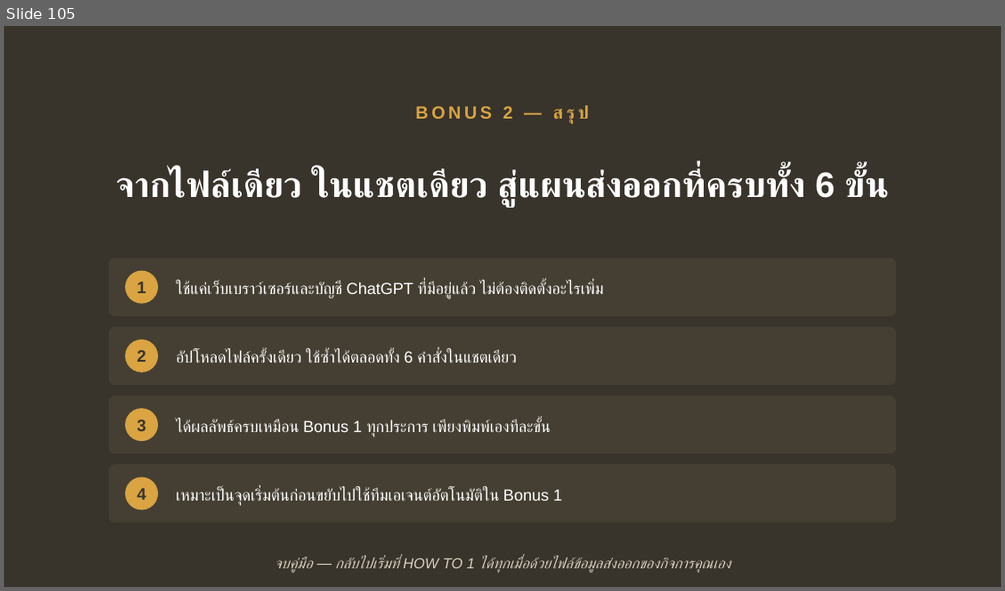
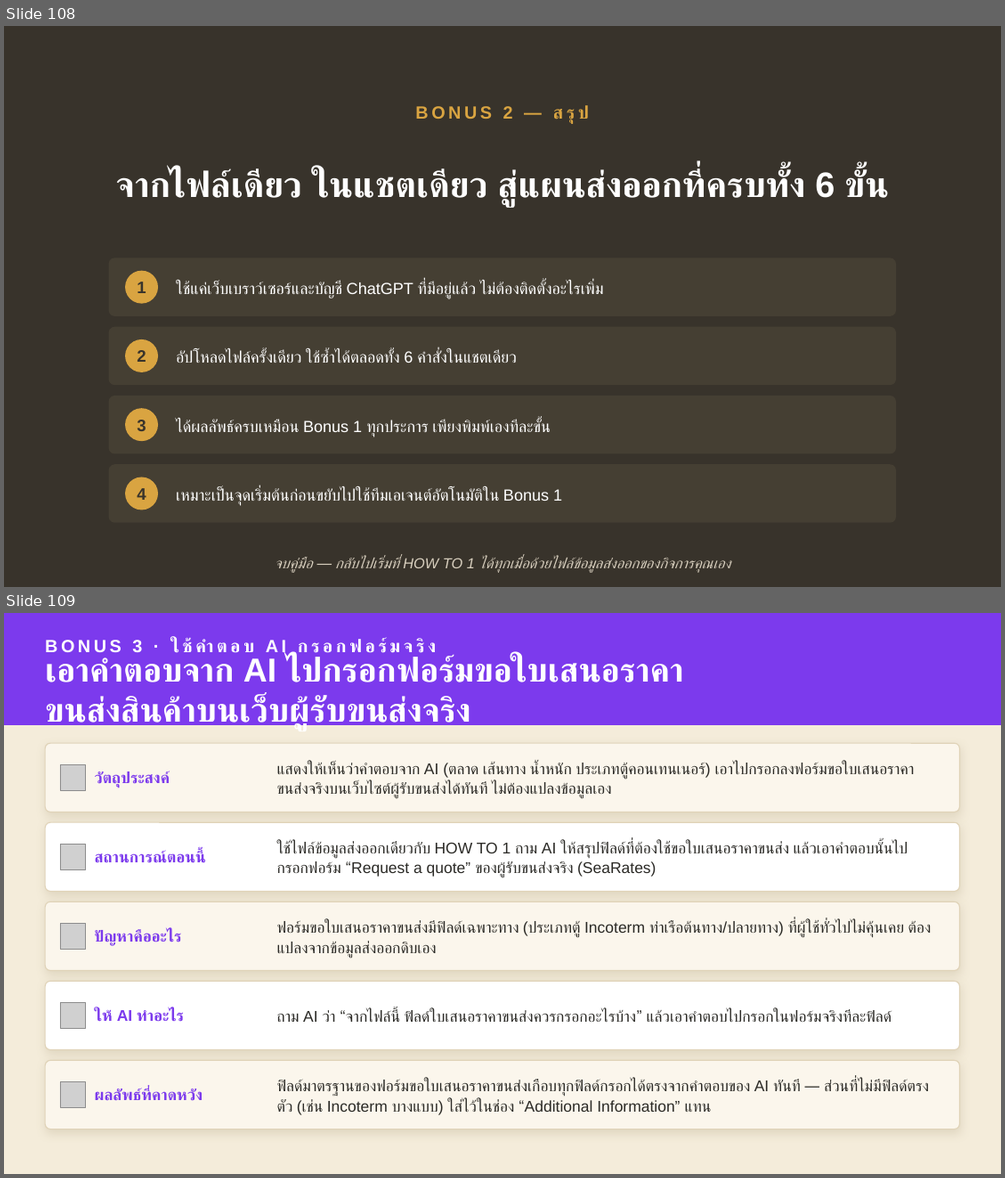
Before and after one commit to skunpoj/krungsri, a slide deck: deck/out3.pptx. Shown one above the other, each under a label of ours: slide 105 before the commit, slides 108 and 109 after it. The pictures are 1005x591 and 1005x1178 pixels, drawn with LibreOffice and Linux fonts; fonts in the diff are those of the drawing; grey boxes stand for pictures. Boxes give left, top, right and bottom in pixels: in the first picture for what was removed or moved away, otherwise in the second. Text is boxed around its words. In the diff, an @@ line names an element or a change of style, - is before the commit and + after.

```diff
--- a/deck/out3.pptx
+++ b/deck/out3.pptx
@@ slide 109 added at [4,613,1001,1174], background #F4ECDA @@
@@ rectangle added at [4,613,1001,725], fill #7C3AED @@
@@ text added at [132,639,436,652], 17 pt, text #FFFFFF, bold @@
+BONUS 3 · ใช้คำตอบ AI กรอกฟอร์มจริง
@@ text added at [45,656,684,731], 32 pt, text #FFFFFF, bold @@
+เอาคำตอบจาก AI ไปกรอกฟอร์มขอใบเสนอราคา
+ขนส่งสินค้าบนเว็บผู้รับขนส่งจริง
@@ rounded rectangle added at [45,743,960,811], fill #FBF6EC, outline #E0D3B8 1 pt @@
@@ picture added at [60,765,86,790] @@
@@ text added at [95,771,170,788], 15 pt, text #7C3AED, bold @@
+วัตถุประสงค์
@@ text added at [277,763,914,799], 15 pt, text #2B2A26 @@
+แสดงให้เห็นว่าคำตอบจาก AI (ตลาด เส้นทาง น้ำหนัก ประเภทตู้คอนเทนเนอร์) เอาไปกรอกลงฟอร์มขอใบเสนอราคาขนส่งจริงบนเว็บไซต์ผู้รับขนส่งได้ทันที ไม่ต้องแปลงข้อมูลเอง
@@ rounded rectangle added at [45,822,960,892], fill #FFFFFF, outline #E0D3B8 1 pt @@
@@ picture added at [60,844,86,869] @@
@@ text added at [95,851,203,863], 15 pt, text #7C3AED, bold @@
+สถานการณ์ตอนนี้
@@ text added at [277,842,908,878], 15 pt, text #2B2A26 @@
+ใช้ไฟล์ข้อมูลส่งออกเดียวกับ HOW TO 1 ถาม AI ให้สรุปฟิลด์ที่ต้องใช้ขอใบเสนอราคาขนส่ง แล้วเอาคำตอบนั้นไปกรอกฟอร์ม “Request a quote” ของผู้รับขนส่งจริง (SeaRates)
@@ rounded rectangle added at [45,901,960,971], fill #FBF6EC, outline #E0D3B8 1 pt @@
@@ picture added at [60,924,86,949] @@
@@ text added at [95,930,181,946], 15 pt, text #7C3AED, bold @@
+ปัญหาคืออะไร
@@ text added at [277,921,931,957], 15 pt, text #2B2A26 @@
+ฟอร์มขอใบเสนอราคาขนส่งมีฟิลด์เฉพาะทาง (ประเภทตู้ Incoterm ท่าเรือต้นทาง/ปลายทาง) ที่ผู้ใช้ทั่วไปไม่คุ้นเคย ต้องแปลงจากข้อมูลส่งออกดิบเอง
@@ rounded rectangle added at [45,981,960,1050], fill #FFFFFF, outline #E0D3B8 1 pt @@
@@ picture added at [60,1003,86,1028] @@
@@ text added at [95,1009,184,1022], 15 pt, text #7C3AED, bold @@
+ให้ AI ทำอะไร
@@ text added at [277,1010,892,1022], 15 pt, text #2B2A26 @@
+ถาม AI ว่า “จากไฟล์นี้ ฟิลด์ใบเสนอราคาขนส่งควรกรอกอะไรบ้าง” แล้วเอาคำตอบไปกรอกในฟอร์มจริงทีละฟิลด์
@@ rounded rectangle added at [45,1060,960,1129], fill #FBF6EC, outline #E0D3B8 1 pt @@
@@ picture added at [60,1082,86,1107] @@
@@ text added at [95,1088,202,1101], 15 pt, text #7C3AED, bold @@
+ผลลัพธ์ที่คาดหวัง
@@ text added at [277,1079,929,1115], 15 pt, text #2B2A26 @@
+ฟิลด์มาตรฐานของฟอร์มขอใบเสนอราคาขนส่งเกือบทุกฟิลด์กรอกได้ตรงจากคำตอบของ AI ทันที — ส่วนที่ไม่มีฟิลด์ตรงตัว (เช่น Incoterm บางแบบ) ใส่ไว้ในช่อง “Additional Information” แทน
@@ what was slide 105 is now slide 108 @@
```
Also in this commit, not shown: 2 slides changed, 6 other slides added, 6 other files.
